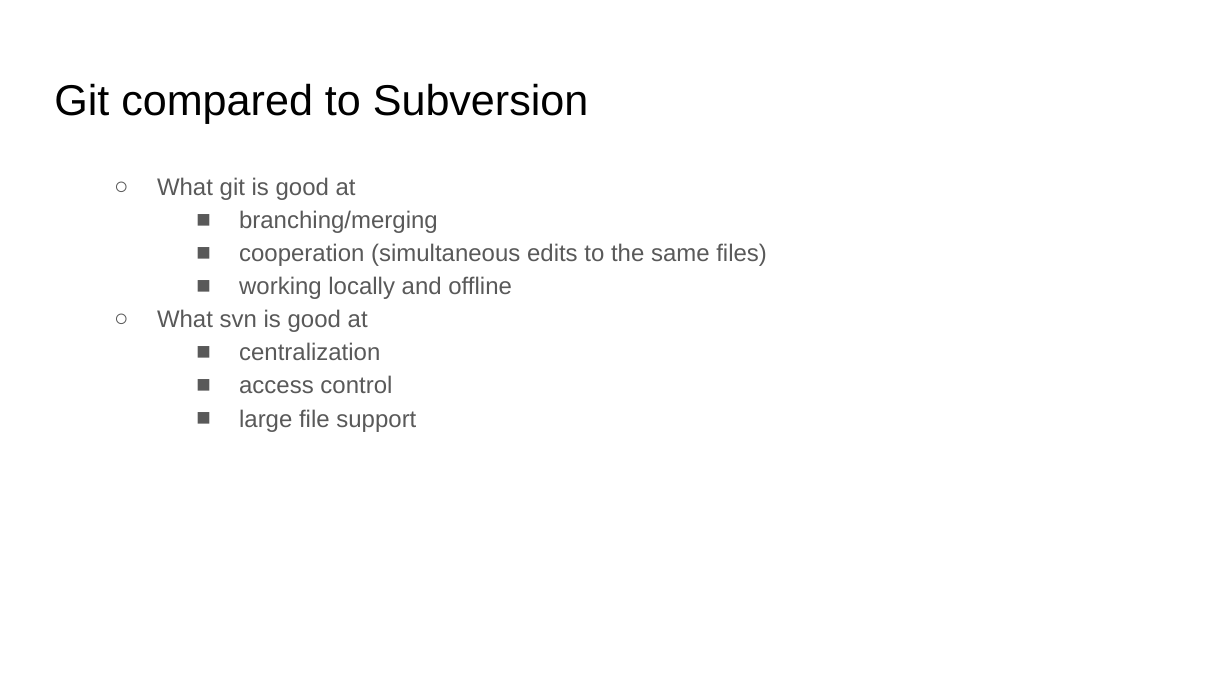
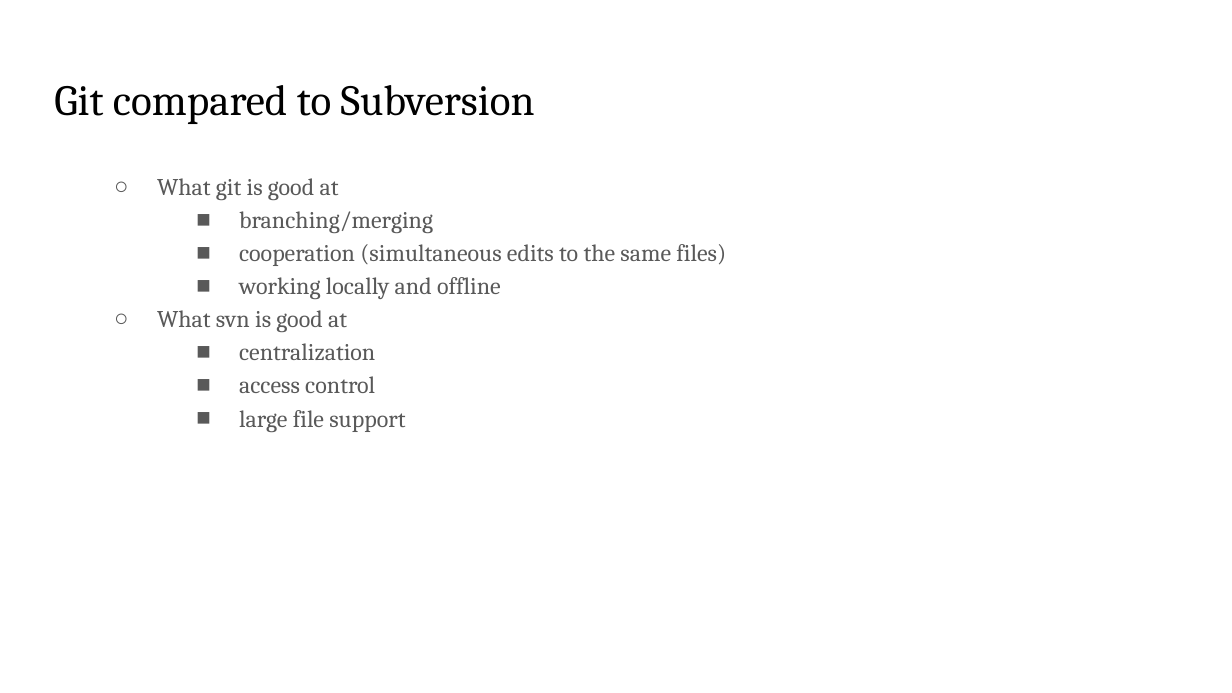
Before and after one commit to bmaden/git-demo, a slide deck: slide 2 of doc/git_demo.pptx. Drawn at 1232x693 pixels with LibreOffice and Linux fonts; fonts in the diff are those of the drawing. Boxes give left, top, right and bottom in pixels: in the first picture for what was removed or moved away, otherwise in the second. Text is boxed around its words. In the diff, an @@ line names an element or a change of style, - is before the commit and + after.

```diff
--- a/doc/git_demo.pptx
+++ b/doc/git_demo.pptx
@@ title "Git compared to Subversion" at box(54, 85, 535, 124): font Arial to Cambria @@
@@ text "What git is good at" at box(157, 178, 726, 432): font Arial to Cambria @@
```
Also in this commit, not shown: 11 other slides changed, 5 slides added.
